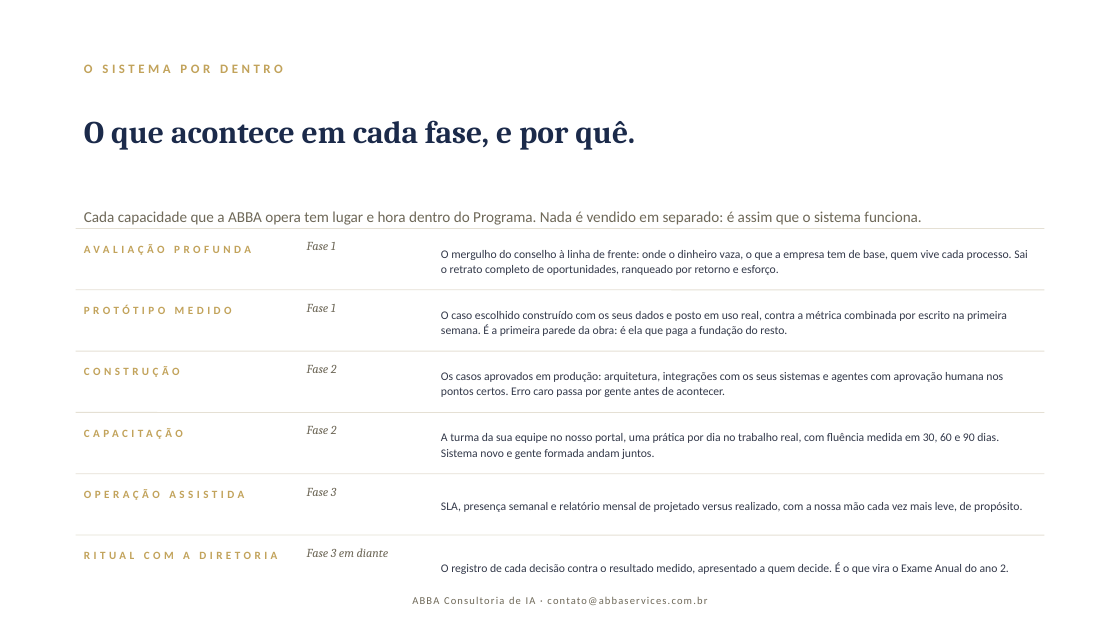
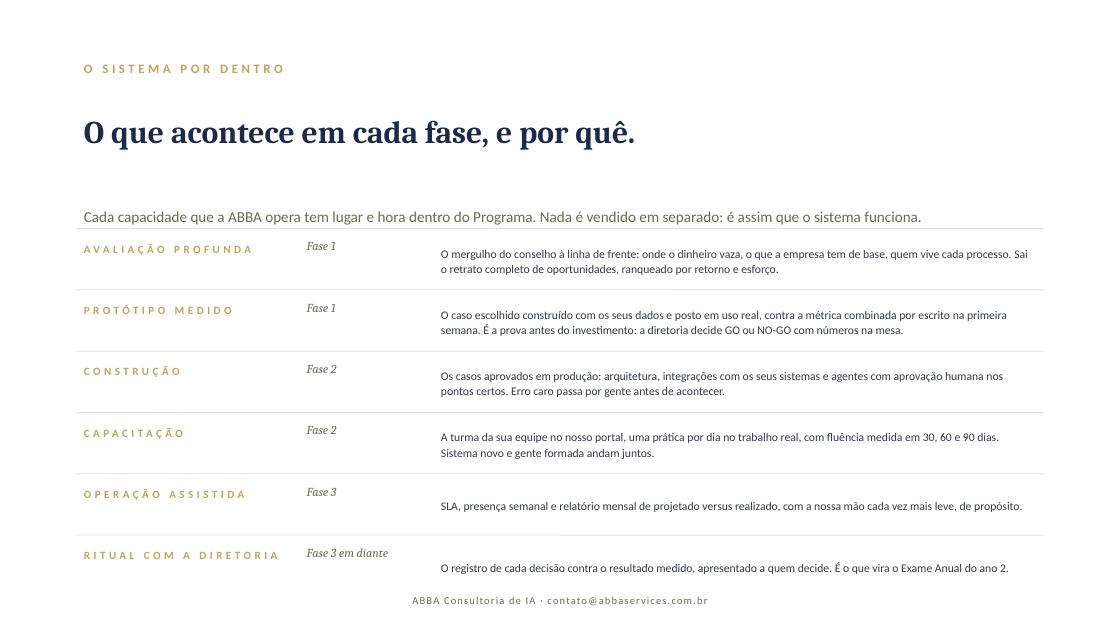
Before and after one commit to DanielMoraesCoca/abba-ops, a slide deck: slide 3 of 08-materiais/modelos/deck-programa.pptx. Drawn at 1120x630 pixels with LibreOffice and Linux fonts; fonts in the diff are those of the drawing. Boxes give left, top, right and bottom in pixels: in the first picture for what was removed or moved away, otherwise in the second. Text is boxed around its words. In the diff, an @@ line names an element or a change of style, - is before the commit and + after.

```diff
--- a/08-materiais/modelos/deck-programa.pptx
+++ b/08-materiais/modelos/deck-programa.pptx
@@ text at box(441, 311, 1007, 336): text changed @@
-O caso escolhido construído com os seus dados e posto em uso real, contra a métrica combinada por escrito na primeira semana. É a primeira parede da obra: é ela que paga a fundação do resto.
+O caso escolhido construído com os seus dados e posto em uso real, contra a métrica combinada por escrito na primeira semana. É a prova antes do investimento: a diretoria decide GO ou NO-GO com números na mesa.
```
Also in this commit, not shown: 1 other slide changed, 14 other files.
